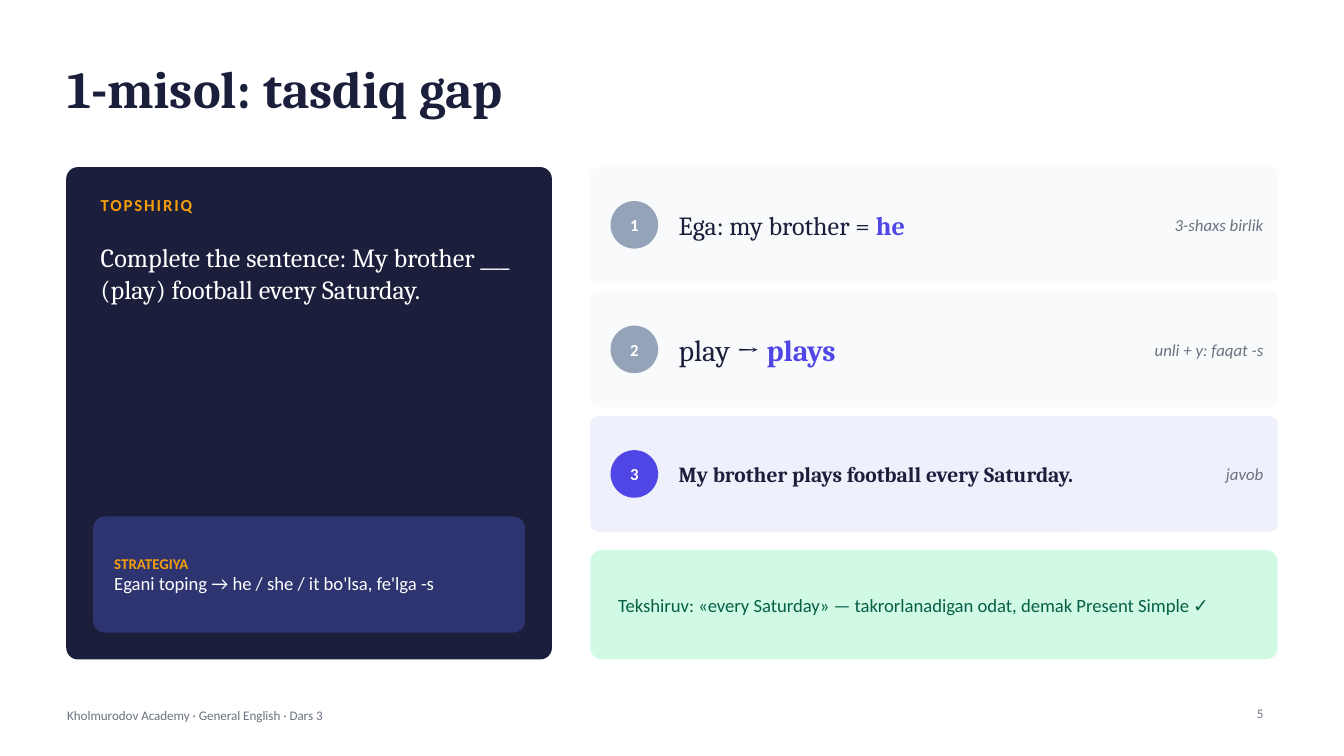
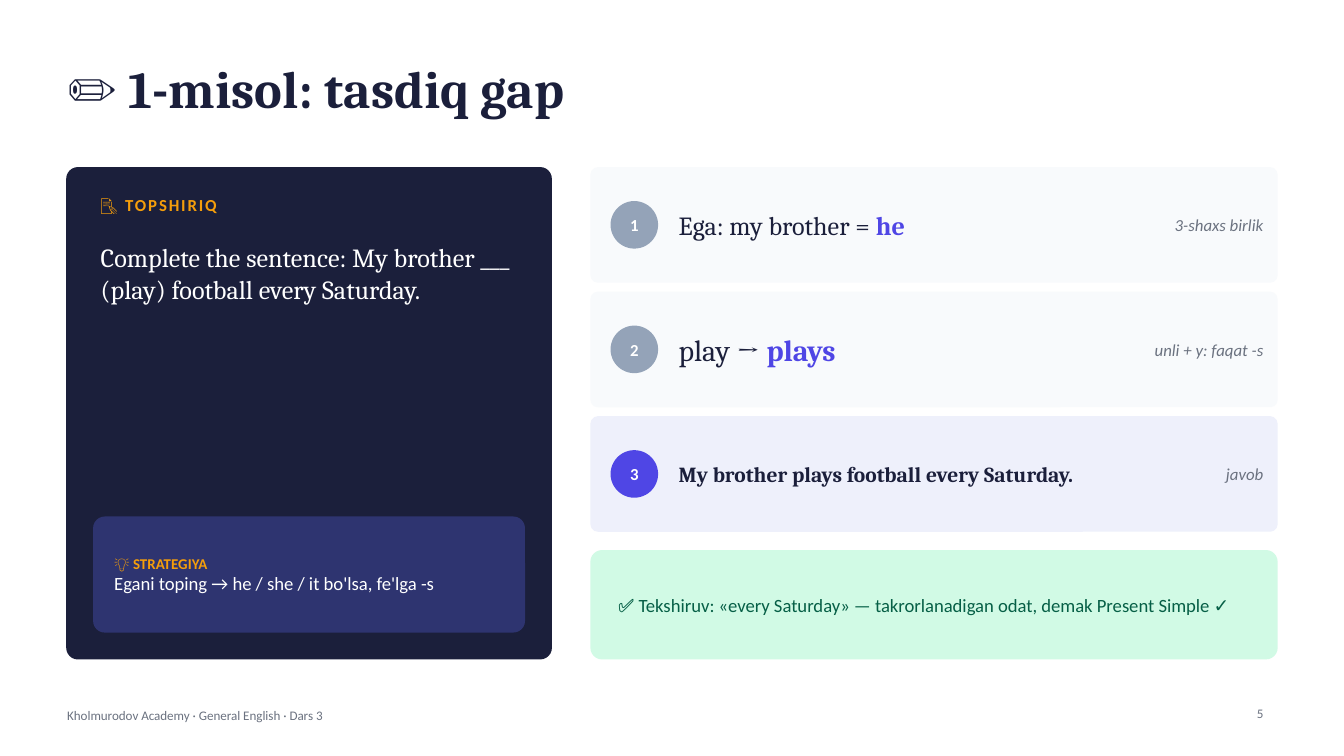
Before and after one commit to Sunnatbe/probability_for_11grade, a slide deck: slide 5 of general-english/namuna/Dars03_Present_Simple.pptx. Drawn at 1344x756 pixels with LibreOffice and Linux fonts; fonts in the diff are those of the drawing. Boxes give left, top, right and bottom in pixels: in the first picture for what was removed or moved away, otherwise in the second. Text is boxed around its words. In the diff, an @@ line names an element or a change of style, - is before the commit and + after.

```diff
--- a/general-english/namuna/Dars03_Present_Simple.pptx
+++ b/general-english/namuna/Dars03_Present_Simple.pptx
@@ text at box(129, 71, 564, 119): text changed @@
-1-misol: tasdiq gap
+✏️ 1-misol: tasdiq gap
@@ text at box(101, 195, 517, 235): text changed @@
-TOPSHIRIQ
+📝 TOPSHIRIQ
@@ text at box(133, 559, 207, 569): text changed @@
-STRATEGIYA
+💡 STRATEGIYA
@@ text at box(639, 599, 1210, 615): text changed @@
-Tekshiruv: «every Saturday» — takrorlanadigan odat, demak Present Simple ✓
+✅ Tekshiruv: «every Saturday» — takrorlanadigan odat, demak Present Simple ✓
```
Also in this commit, not shown: 10 other slides changed, 2 other files.
